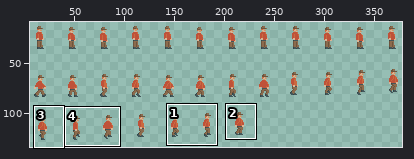
Sprite sheet: resources/animations/player.png. The picture above shows the old version from afar; the outline marks the close-up.
Close-up. Before the commit:
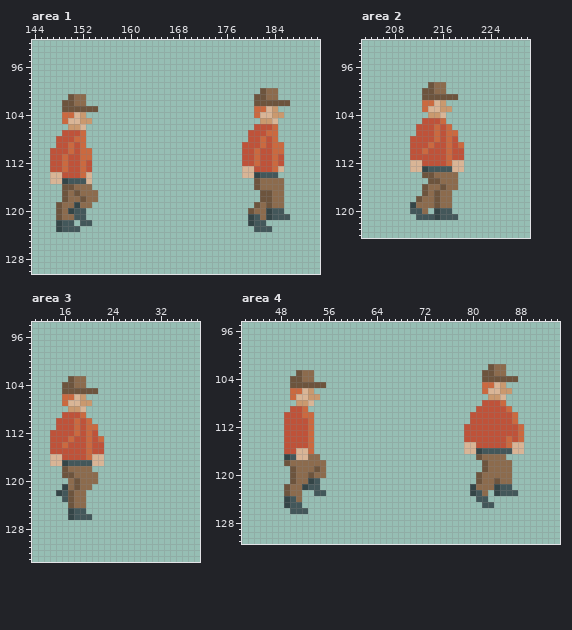
The file is 384x144 pixels. Shown: area 1: x 144..191, y 92..130; area 2: x 203..230, y 92..124; area 3: x 11..38, y 94..133; area 4: x 42..94, y 95..131. The wide view leaves out empty margins. The commit also changed other parts of the picture, which this record leaves out.
New version:
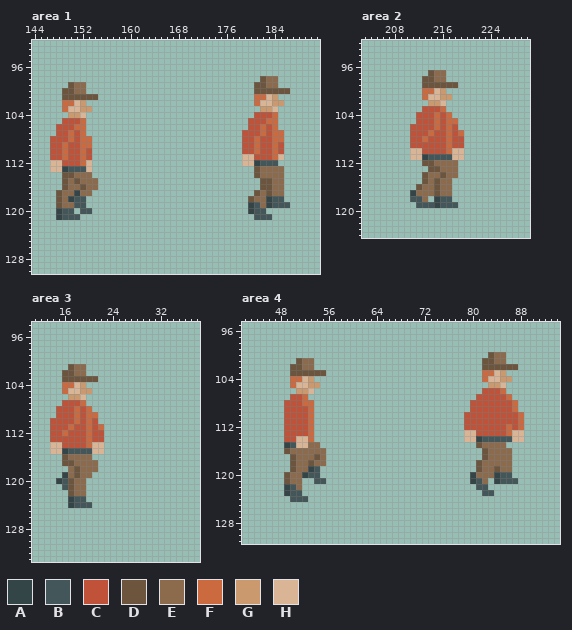
Palette (. is transparent): A #344547  B #43575a  C #bf5239  D #6d543d  E #8c6b4d  F #cb693f  G #ca996e  H #d9b596
Edits made:
Area 1:
y 98: x 182..184 ... -> DEE
y 99: x 150..152 ... -> DEE; x 181..184 .... -> DDEE
y 100: x 149..152 .... -> DDEE; x 181 . -> D; x 183..186 EE.. -> DDDD
y 101: x 149 . -> D; x 151..154 EE.. -> DDDD; x 181..184 DDEE -> FFHG
y 102: x 149..152 DDEE -> FFHG; x 181..186 DDDDDD -> FHHGG.
y 103: x 149..154 DDDDDD -> FHHGG.; x 181..184 FFHG -> .GGH
y 104: x 149..152 FFHG -> .GGH; x 181..185 FHHGG -> CCCF.
y 105: x 149..153 FHHGG -> CCCF.; x 180..184 ..GGH -> CCCFF
y 106: x 148..152 ..GGH -> CCCFF; x 180 . -> C; x 182 C -> F
y 107: x 148 . -> C; x 150 C -> F; x 179 . -> C; x 182..183 CF -> FC; x 185 . -> F
y 108: x 147 . -> C; x 150..151 CF -> FC; x 153 . -> F; x 179 . -> C; x 181..182 CF -> FC; x 185 . -> F
y 109: x 147 . -> C; x 149..150 CF -> FC; x 153 . -> F; x 181..182 CF -> FC; x 185 F -> C
y 110: x 149..150 CF -> FC; x 153 F -> C; x 185 F -> C
y 111: x 153 F -> C; x 179..181 CCF -> HHC; x 185 C -> H
y 112: x 147..149 CCF -> HHC; x 153 C -> H; x 179..185 CCFCCFC -> HHABBB.
y 113: x 147..153 CCFCCFC -> HHABBBH; x 179..185 HHCCCFH -> ..DEEEE
y 114: x 147..153 HHCCCFH -> ..DDEEE; x 179..185 HHABBB. -> ..DEEEE
y 115: x 147..154 HHABBBH. -> ..DEDEEE; x 181..183 DEE -> .DD
y 116: x 150 D -> E; x 152 E -> D; x 154 . -> E; x 181..183 DEE -> .DD
y 117: x 148..149 .D -> DE; x 151 D -> A; x 154 E -> .; x 181..182 .D -> DE
y 118: x 148..154 .DEEDEE -> DEABB..; x 180..185 ..DDEE -> DEEABB
y 119: x 151..153 AEE -> BB.; x 180..181 .D -> AB; x 183..186 DEE. -> ABBB
y 120: x 148..151 DEAB -> ABB.; x 153 . -> B; x 180..185 DEEABB -> ABB...
y 121: x 148..150 DEE -> ABB; x 152 B -> .; x 180 A -> .; x 182..186 EABBB -> BB...
y 122: x 148..150 ABB -> ...; x 152..153 BB -> ..; x 180..182 ABB -> ...
y 123: x 148..151 ABBB -> ....; x 181..183 BBB -> ...
Area 2:
y 97: x 214..216 ... -> DEE
y 98: x 213..216 .... -> DDEE
y 99: x 213 . -> D; x 215..218 EE.. -> DDDD
y 100: x 213..216 DDEE -> FFHG
y 101: x 213..218 DDDDDD -> FHHGG.
y 102: x 213..216 FFHG -> .GGH
y 103: x 213..217 FHHGG -> CCCF.
y 104: x 212..217 ..GGH. -> CCCFCF
y 105: x 212 . -> C; x 215..218 CF.. -> FCFF
y 106: x 211 . -> C; x 218 . -> C
y 107: x 211 . -> C; x 214..215 CF -> FC; x 218..219 F. -> CF
y 108: x 213 C -> F; x 215 F -> C; x 219 . -> C
y 109: x 214 F -> C; x 219 F -> C
y 110: x 211..213 CCF -> HHC; x 218..219 CC -> HH
y 111: x 211..219 CCCCCCFCC -> HHABBBBHH
y 112: x 211..219 HHCCCCFHH -> ..DDEEEE.
y 113: x 211..219 HHABBBBHH -> ...DDEEE.
y 114: x 214 D -> E; x 216 E -> D
y 115: x 213..214 .D -> DE; x 218 E -> .
y 116: x 212..213 .D -> DE; x 215..216 ED -> DE; x 218 E -> .
y 117: x 211..213 ..D -> AEE
y 118: x 211..212 .D -> BB; x 214..217 EDEE -> .ABB
y 119: x 211..218 AEEEDEE. -> .BBBABBB
y 120: x 211..213 BBE -> ...; x 215..217 ABB -> ...
y 121: x 212..218 BBBABBB -> .......
Area 3:
y 101: x 17..19 ... -> DEE
y 102: x 16..19 .... -> DDEE
y 103: x 16 . -> D; x 18..21 EE.. -> DDDD
y 104: x 16..19 DDEE -> FFHG
y 105: x 16..21 DDDDDD -> FHHGG.
y 106: x 16..19 FFHG -> .GGH
y 107: x 16..20 FHHGG -> CCCF.
y 108: x 15..20 ..GGH. -> CCCFCF
y 109: x 15 . -> C; x 18..21 CF.. -> FCFF
y 110: x 14 . -> C; x 21 . -> C
y 111: x 14 . -> C; x 17..18 CF -> FC; x 21..22 F. -> CF
y 112: x 16 C -> F; x 18 F -> C; x 22 . -> C
y 113: x 17 F -> C; x 22 F -> C
y 114: x 14..16 CCF -> HHC; x 21..22 CC -> HH
y 115: x 14..22 CCCCCCFCC -> HHABBBBHH
y 116: x 14..22 HHCCCCFHH -> ..DEEEE..
y 117: x 14..22 HHABBBBHH -> ..DDEEEE.
y 118: x 16 D -> .; x 18 E -> D; x 21 . -> E
y 119: x 16..18 DDE -> AED; x 21 E -> .
y 120: x 15..18 ..ED -> ABDE; x 20..21 EE -> ..
y 121: x 16..18 AED -> BDE; x 20 E -> .
y 122: x 15..16 AB -> ..
y 123: x 16..19 BDEE -> .ABB
y 124: x 17..20 DEE. -> ABBB
y 125: x 17..19 ABB -> ...
y 126: x 17..20 ABBB -> ....
Area 4:
y 100: x 83..85 ... -> DEE
y 101: x 51..53 ... -> DEE; x 82..85 .... -> DDEE
y 102: x 50..53 .... -> DDEE; x 82 . -> D; x 84..87 EE.. -> DDDD
y 103: x 50 . -> D; x 52..55 EE.. -> DDDD; x 82..85 DDEE -> FFHG
y 104: x 50..53 DDEE -> FFHG; x 82..87 DDDDDD -> FHHGG.
y 105: x 50..55 DDDDDD -> FHHGG.; x 82..85 FFHG -> .GGH
y 106: x 50..53 FFHG -> .GGH; x 82..86 FHHGG -> CCCF.
y 107: x 50..54 FHHGG -> CCF..; x 81..86 ..GGH. -> CCCCCF
y 108: x 49..53 ..GGH -> CCCFF; x 80..81 .. -> CC; x 85..87 F.. -> CCF
y 109: x 49 . -> C; x 52..53 F. -> CF; x 80 . -> C; x 86..87 F. -> CF
y 110: x 52 F -> C; x 79 . -> C; x 87..88 F. -> CF
y 111: x 79 . -> C; x 87..88 F. -> CF
y 112: x 86 C -> F
y 113: x 79..80 CC -> HH; x 86..88 CCF -> FHH
y 114: x 51..52 CC -> HH; x 79..88 CCCCCCCFCF -> HHABBBBBHH
y 115: x 49..54 CCCCF. -> ABHHEE; x 79..88 HHCCCCCFHH -> ..DEEEE...
y 116: x 49..55 CCHHF.. -> DEEEEEE; x 79..88 HHABBBBBHH -> ...DEEEE..
y 117: x 49..52 ABHH -> .DEE; x 54..55 E. -> DE; x 81..82 DE -> .D; x 86 . -> E
y 118: x 49..50 DE -> .D; x 53 E -> D; x 81..82 .D -> DE
y 119: x 53..55 EDE -> AB.; x 81..82 .D -> DE; x 84 E -> D
y 120: x 49..50 .D -> DE; x 52..55 EDEE -> ABB.; x 80..81 .D -> AE; x 84..86 EEE -> ABB
y 121: x 49..50 .D -> DE; x 52..53 EA -> ..; x 55 . -> B; x 80..81 .D -> AB; x 83..87 EDEE. -> .ABBB
y 122: x 49..50 DE -> AB; x 52..54 ABB -> ...; x 80..86 AEEEABB -> .BB....
y 123: x 49..51 DEE -> ABB; x 54..55 BB -> ..; x 80..87 ABE.ABBB -> ..BB....
y 124: x 49 A -> .; x 51..52 E. -> BB; x 81..82 BB -> ..
y 125: x 49..51 ABB -> ...; x 82..83 BB -> ..
y 126: x 50..52 BBB -> ...
Where, in picture pixels (left, top, right, bottom), the same in both close-ups:
changed: (242, 76, 290, 232)
changed: (50, 82, 98, 232)
changed: (410, 70, 464, 220)
changed: (50, 364, 104, 520)
changed: (464, 352, 524, 508)
changed: (284, 358, 326, 514)
